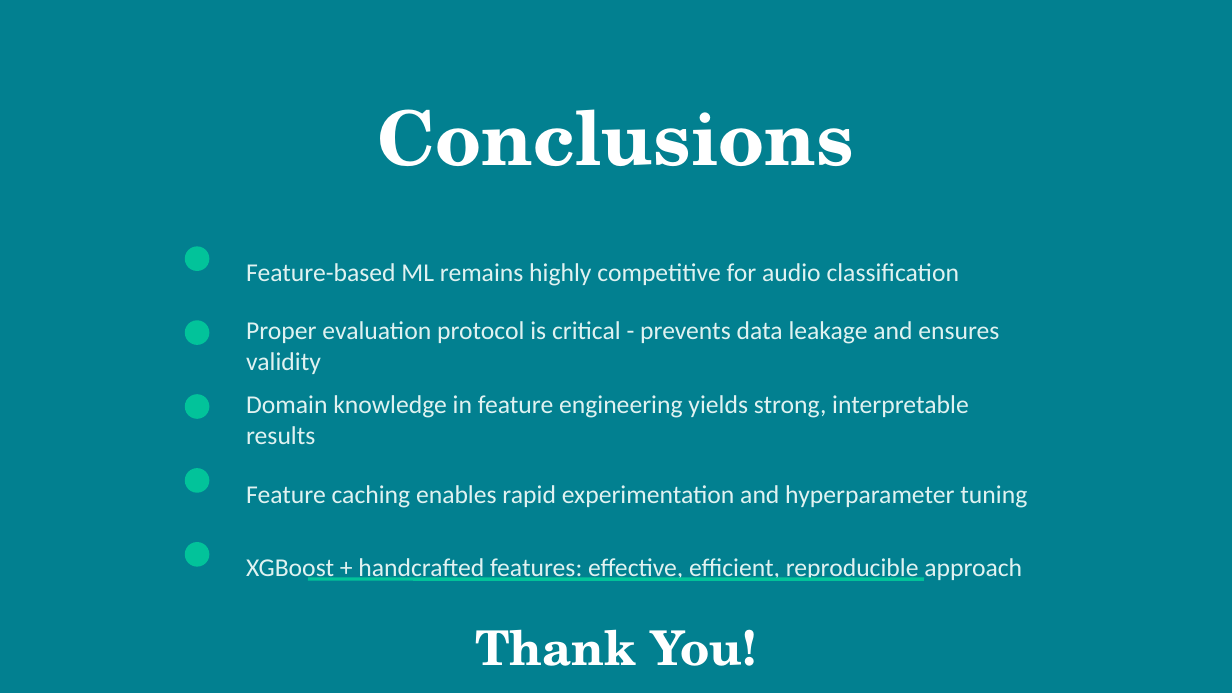
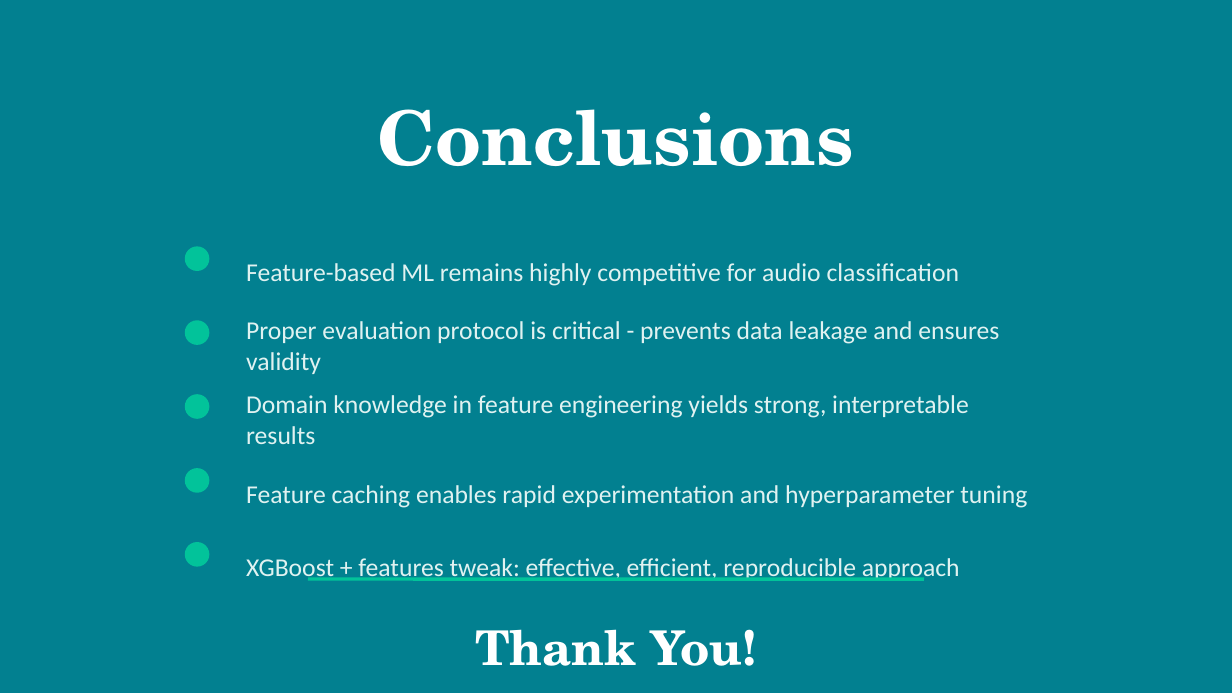
Before and after one commit to kostismatz/GKS_ML_Project, a slide deck: slide 21 of Theory/Urban_Sound_Classification_ML_v2.pptx. Drawn at 1232x693 pixels with LibreOffice and Linux fonts; fonts in the diff are those of the drawing. Boxes give left, top, right and bottom in pixels: in the first picture for what was removed or moved away, otherwise in the second. Text is boxed around its words. In the diff, an @@ line names an element or a change of style, - is before the commit and + after.

```diff
--- a/Theory/Urban_Sound_Classification_ML_v2.pptx
+++ b/Theory/Urban_Sound_Classification_ML_v2.pptx
@@ text at [246,558,960,581]: text changed @@
-XGBoost + handcrafted features: effective, efficient, reproducible approach
+XGBoost + features tweak: effective, efficient, reproducible approach
```
Also in this commit, not shown: 3 other slides changed.
